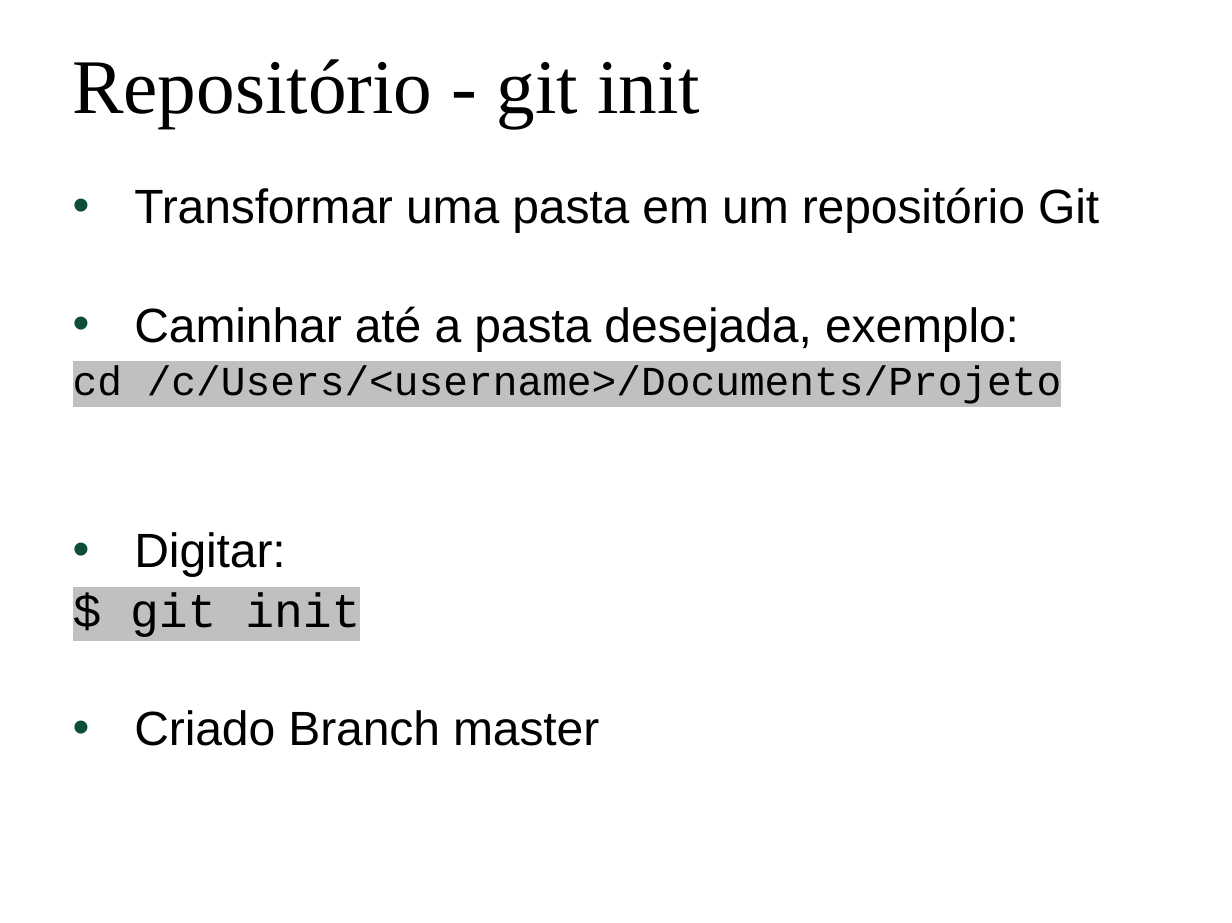
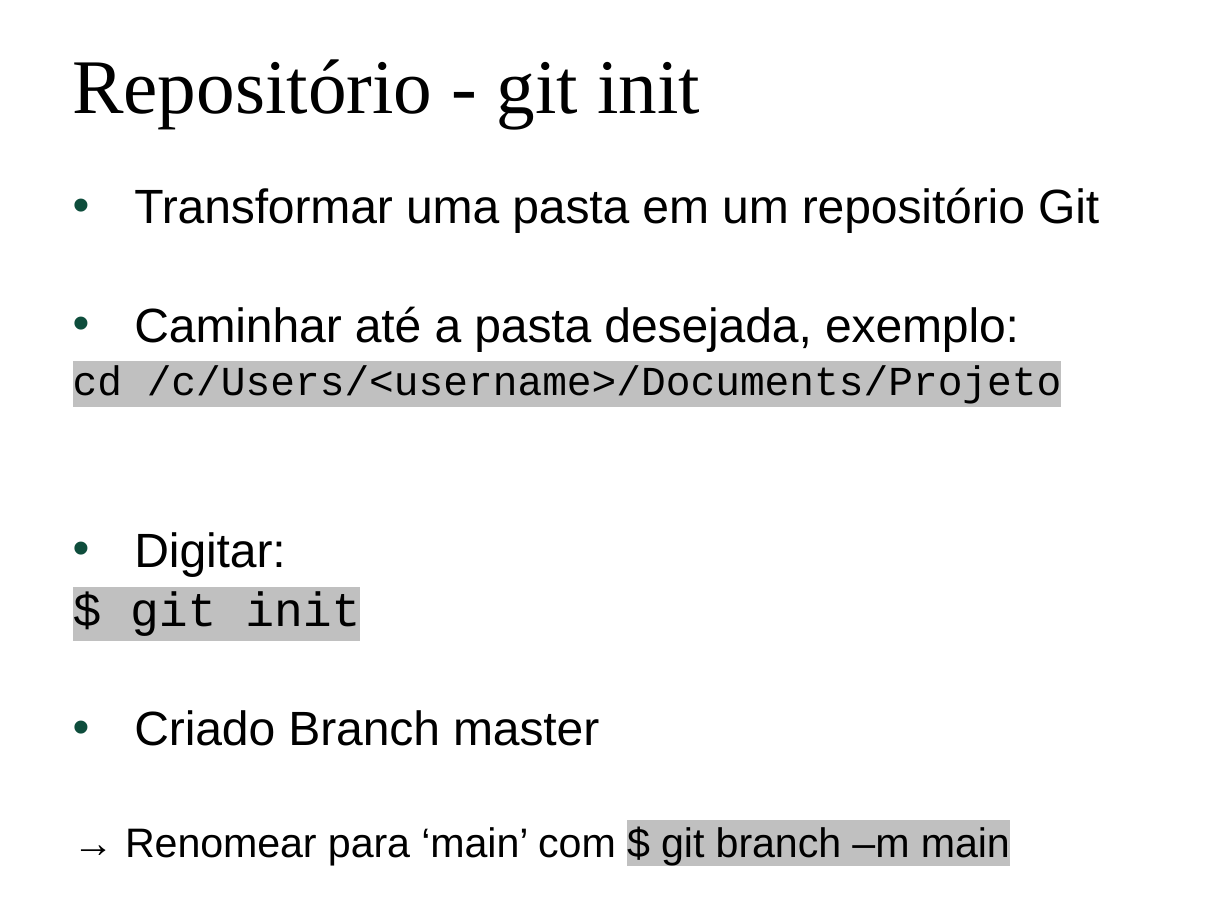
Before and after one commit to ugoincc/contece-git-workshop, a slide deck: slide 12 of 01 Git.pptx (slide 13 before the commit). Drawn at 1232x923 pixels with LibreOffice and Linux fonts; fonts in the diff are those of the drawing. Boxes give left, top, right and bottom in pixels: in the first picture for what was removed or moved away, otherwise in the second. Text is boxed around its words. In the diff, an @@ line names an element or a change of style, - is before the commit and + after.

```diff
--- a/01 Git.pptx
+++ b/01 Git.pptx
@@ text at (x1=125, y1=827, x2=1010, y2=865): paragraph added @@
+→ Renomear para ‘main’ com $ git branch –m main
```
Also in this commit, not shown: 3 other slides changed, 1 slide removed, 2 other files.
